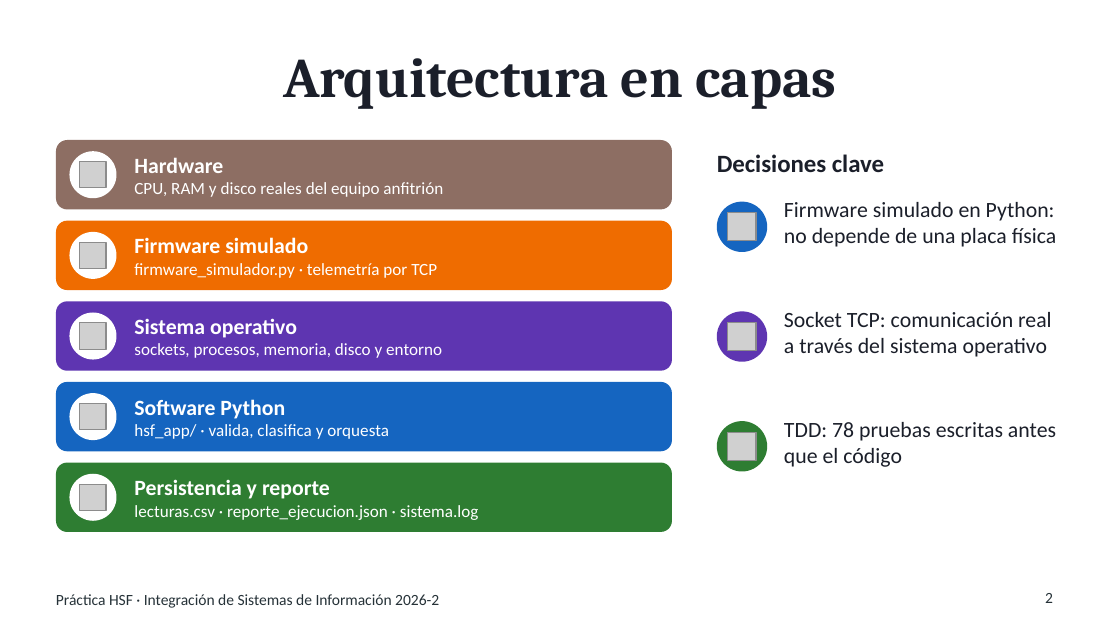
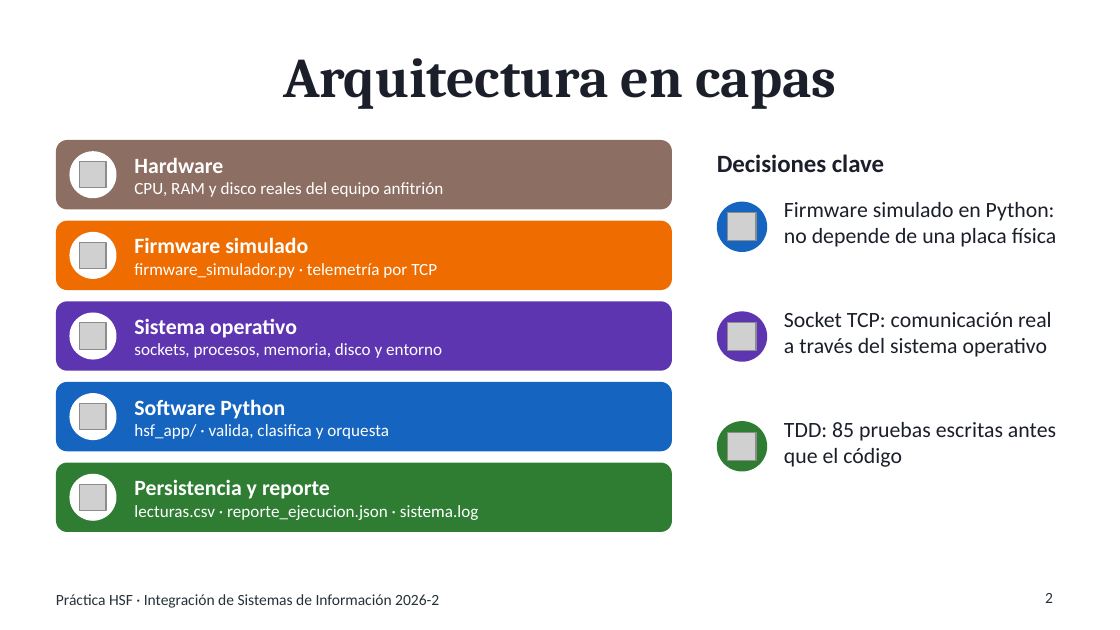
Before and after one commit to Facabore/practica-hsf-segundo-corte, a slide deck: slide 2 of docs/Diapositivas_Video_SegundoCorte.pptx. Drawn at 1120x630 pixels with LibreOffice and Linux fonts; fonts in the diff are those of the drawing; grey boxes stand for pictures. Boxes give left, top, right and bottom in pixels: in the first picture for what was removed or moved away, otherwise in the second. Text is boxed around its words. In the diff, an @@ line names an element or a change of style, - is before the commit and + after.

```diff
--- a/docs/Diapositivas_Video_SegundoCorte.pptx
+++ b/docs/Diapositivas_Video_SegundoCorte.pptx
@@ text at [784, 422, 1056, 467]: text changed @@
-TDD: 78 pruebas escritas antes que el código
+TDD: 85 pruebas escritas antes que el código
```
Also in this commit, not shown: 2 other slides changed, 9 other files.
